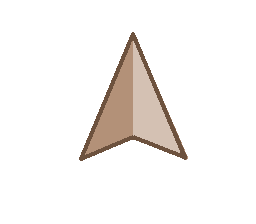
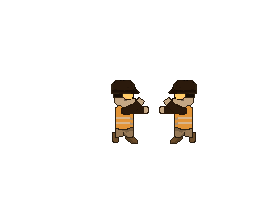
The second 256×224 image is a revision of the first. Changes to its layers:
added group "trabalhador lapa" with 2 layers above "Forma 1" over [111, 79, 197, 144]
added layer "Camada 10 copiar" in group "trabalhador lapa" over [111, 79, 197, 144]
added layer "Camada 10 copiar 2" in group "trabalhador lapa" over [111, 79, 197, 144]
hid "Forma 1" over [79, 32, 188, 161]
